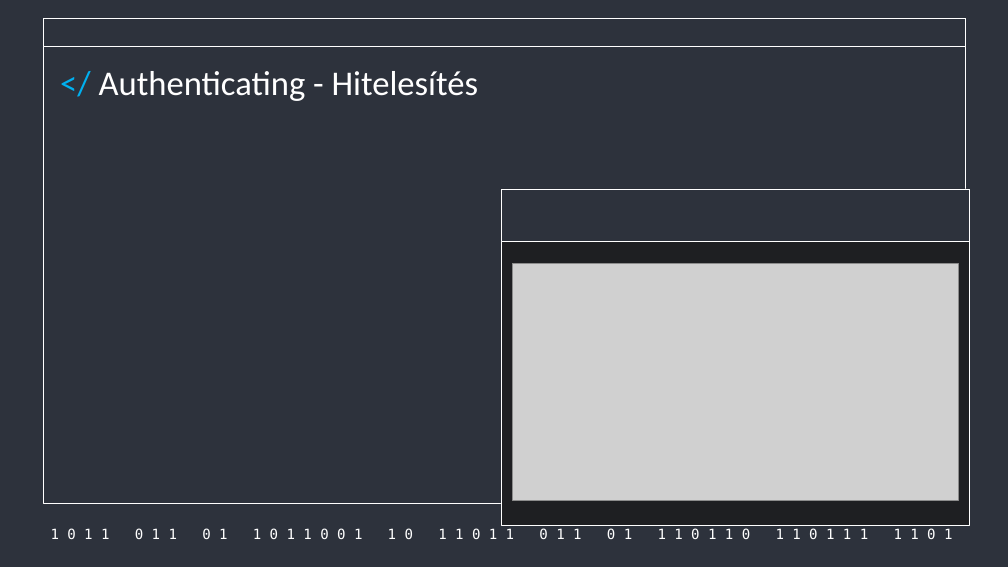
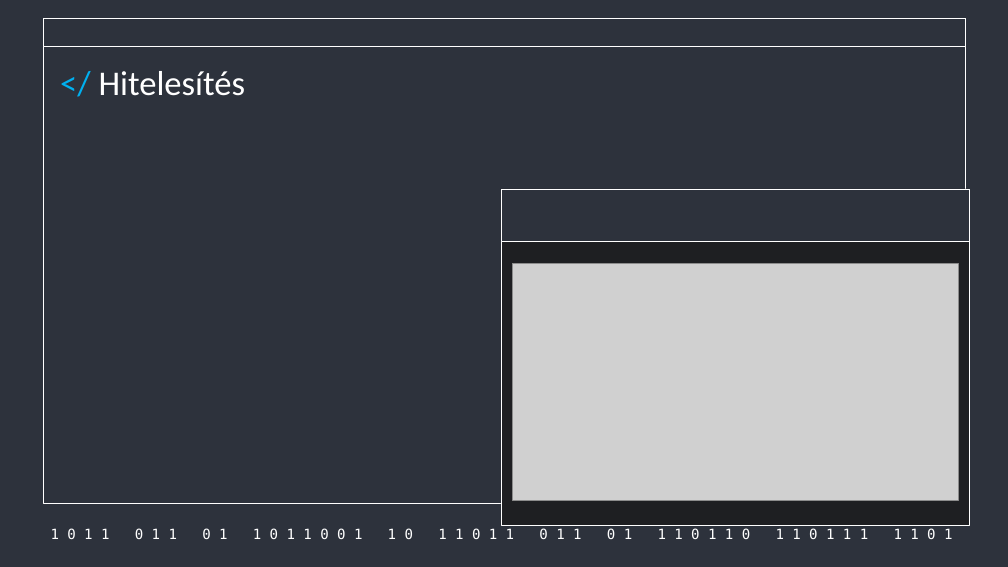
Before and after one commit to Acsilaa/dusza2024-25, a slide deck: slide 6 of Hell yeah ppt.pptx (slide 7 before the commit). Drawn at 1008x567 pixels with LibreOffice and Linux fonts; fonts in the diff are those of the drawing; grey boxes stand for pictures. Boxes give left, top, right and bottom in pixels: in the first picture for what was removed or moved away, otherwise in the second. Text is boxed around its words. In the diff, an @@ line names an element or a change of style, - is before the commit and + after.

```diff
--- a/Hell yeah ppt.pptx
+++ b/Hell yeah ppt.pptx
@@ text at [99, 71, 246, 96]: text changed @@
-</ Authenticating - Hitelesítés
+</ Hitelesítés
```
Also in this commit, not shown: 7 other slides changed, 1 slide added, 2 slides removed.
